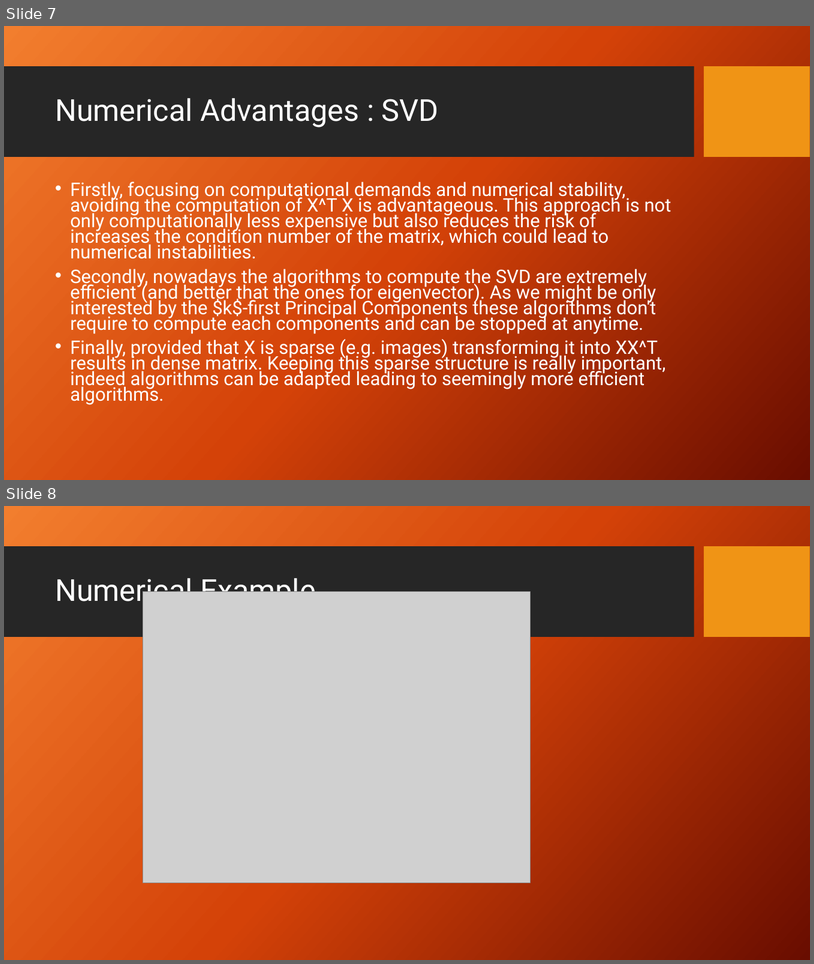
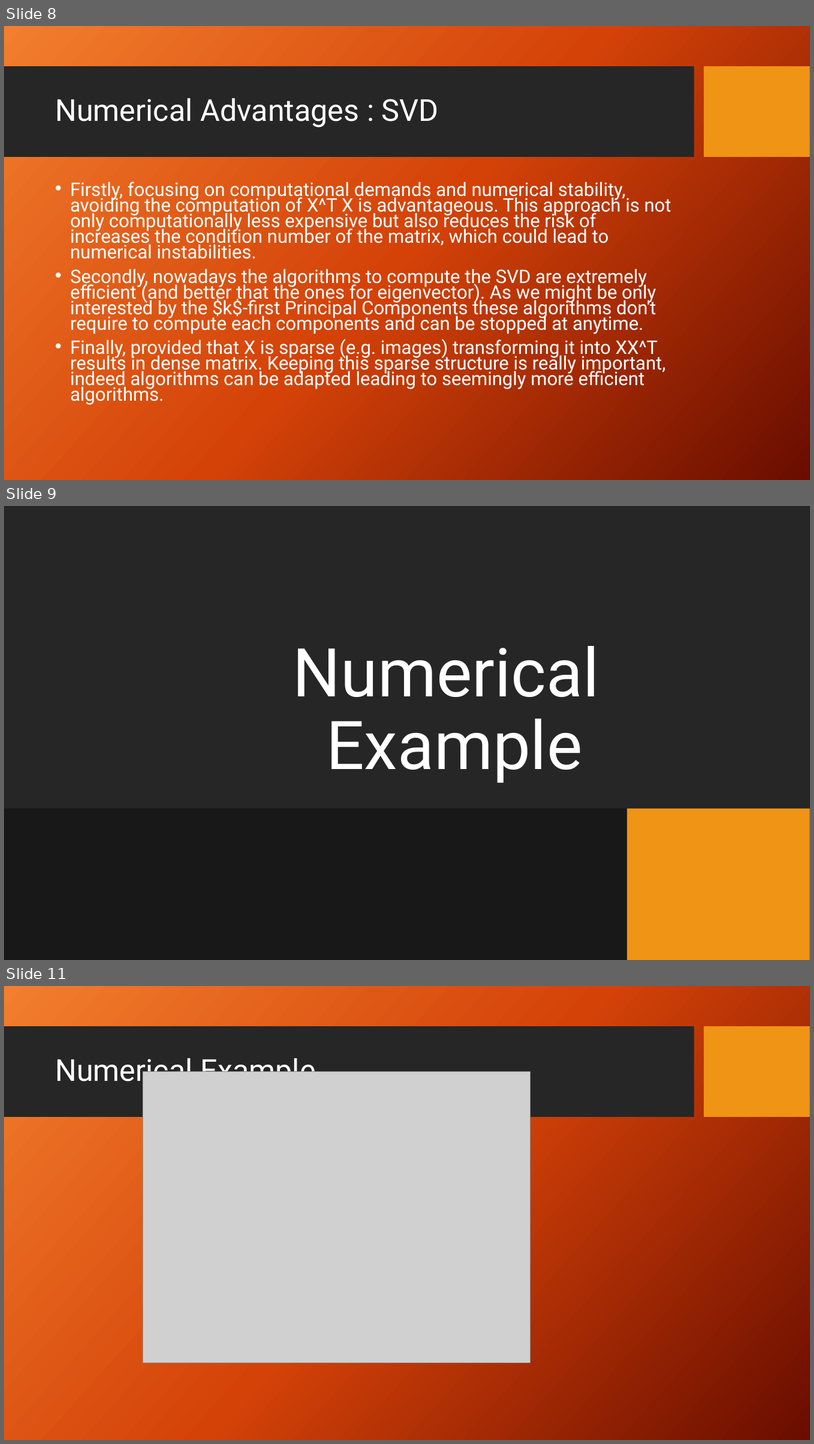
Before and after one commit to TheoHanon/Matrix-Computation, a slide deck: PCA-presentation.pptx. Shown one above the other, each under a label of ours: slides 7 and 8 before the commit, slides 8, 9 and 11 after it; the slides between them are not shown. The pictures are 814x964 and 814x1444 pixels, drawn with LibreOffice and Linux fonts; fonts in the diff are those of the drawing; grey boxes stand for pictures; background and template pictures are left out. Boxes give left, top, right and bottom in pixels: in the first picture for what was removed or moved away, otherwise in the second. Text is boxed around its words. In the diff, an @@ line names an element or a change of style, - is before the commit and + after.

```diff
--- a/PCA-presentation.pptx
+++ b/PCA-presentation.pptx
@@ slide 9 added at bbox=[4, 506, 810, 960], background picture (left out); not listed: 2 template elements that a slide beside it also shows @@
@@ rectangle added at bbox=[4, 506, 810, 960], fill #262626 @@
@@ title added at bbox=[293, 646, 599, 783], 80 pt, text #FFFFFF @@
+Numerical Example
@@ rectangle added at bbox=[4, 677, 597, 787], fill #262626 @@
@@ rectangle added at bbox=[606, 677, 810, 787], fill #F09415 @@
@@ picture added at bbox=[4, 787, 597, 805] @@
@@ picture added at bbox=[606, 787, 810, 805] @@
@@ rectangle added at bbox=[4, 808, 810, 960], fill #181717 at 90% opacity @@
@@ rectangle added at bbox=[628, 808, 810, 960], fill #F09415 @@
@@ what was slide 7 is now slide 8 @@
@@ what was slide 8 is now slide 11 @@
```
Also in this commit, not shown: 2 slides changed, 3 other slides added, 2 other files.
